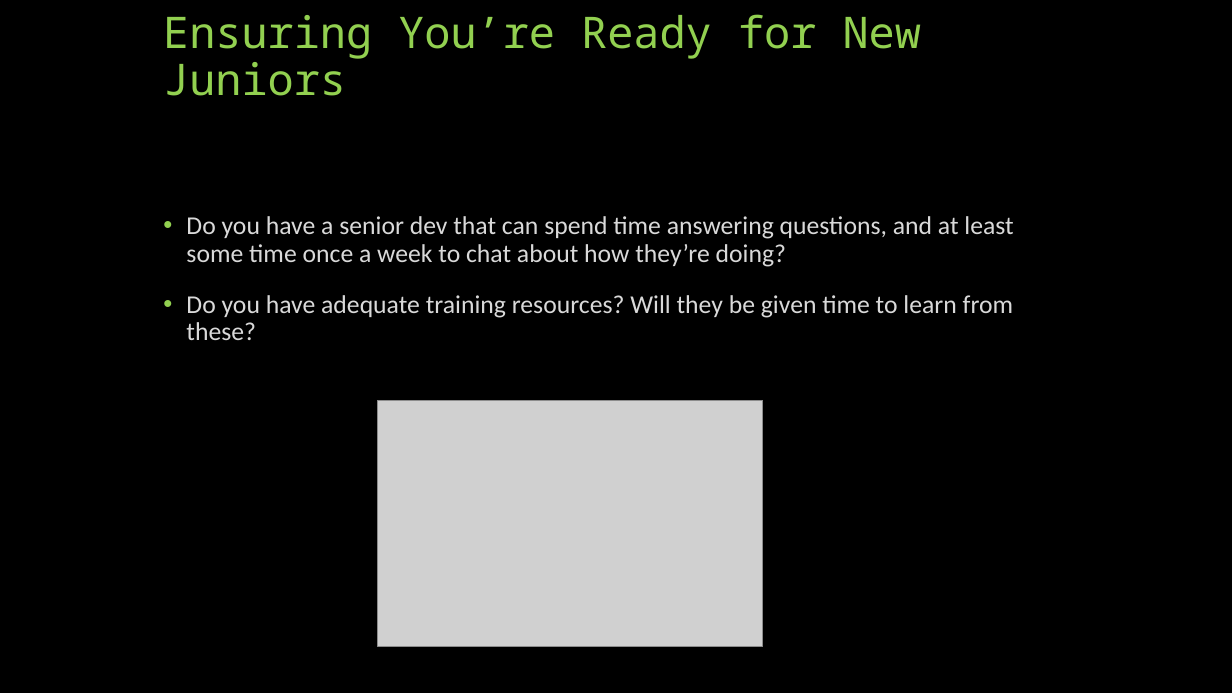
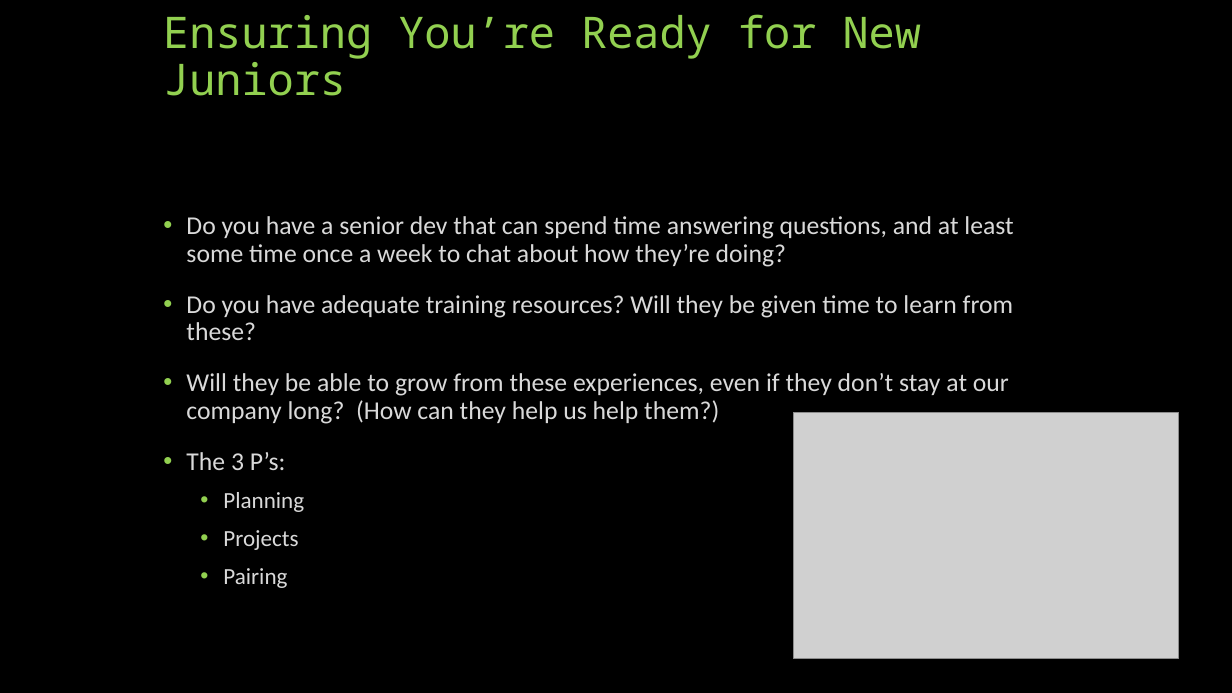
Before and after one commit to geekygirlsarah/talk-building-your-team-to-last, a slide deck: slide 12 of Building Your Team to Last.pptx (slide 11 before the commit). Drawn at 1232x693 pixels with LibreOffice and Linux fonts; fonts in the diff are those of the drawing; grey boxes stand for pictures. Boxes give left, top, right and bottom in pixels: in the first picture for what was removed or moved away, otherwise in the second. Text is boxed around its words. In the diff, an @@ line names an element or a change of style, - is before the commit and + after.

```diff
--- a/Building Your Team to Last.pptx
+++ b/Building Your Team to Last.pptx
@@ text at <box>186,373,1009,588</box>: paragraphs added @@
+• Will they be able to grow from these experiences, even if they don’t stay at our company long? (How can they help us help them?)
+• The 3 P’s:
+  • Planning
+  • Projects
+  • Pairing
@@ picture: place and size @@
-picture at <box>377,400,762,646</box>
+picture at <box>793,412,1178,658</box>
```
Also in this commit, not shown: 9 other slides changed, 3 slides added, 1 slide removed.
